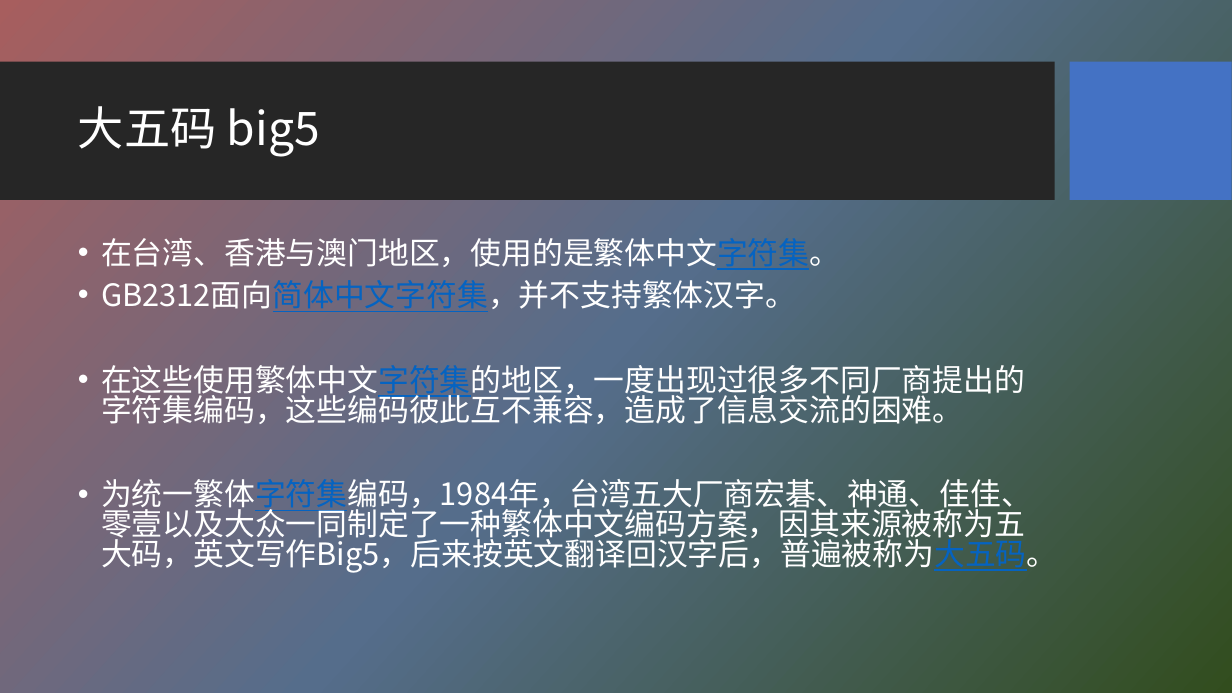
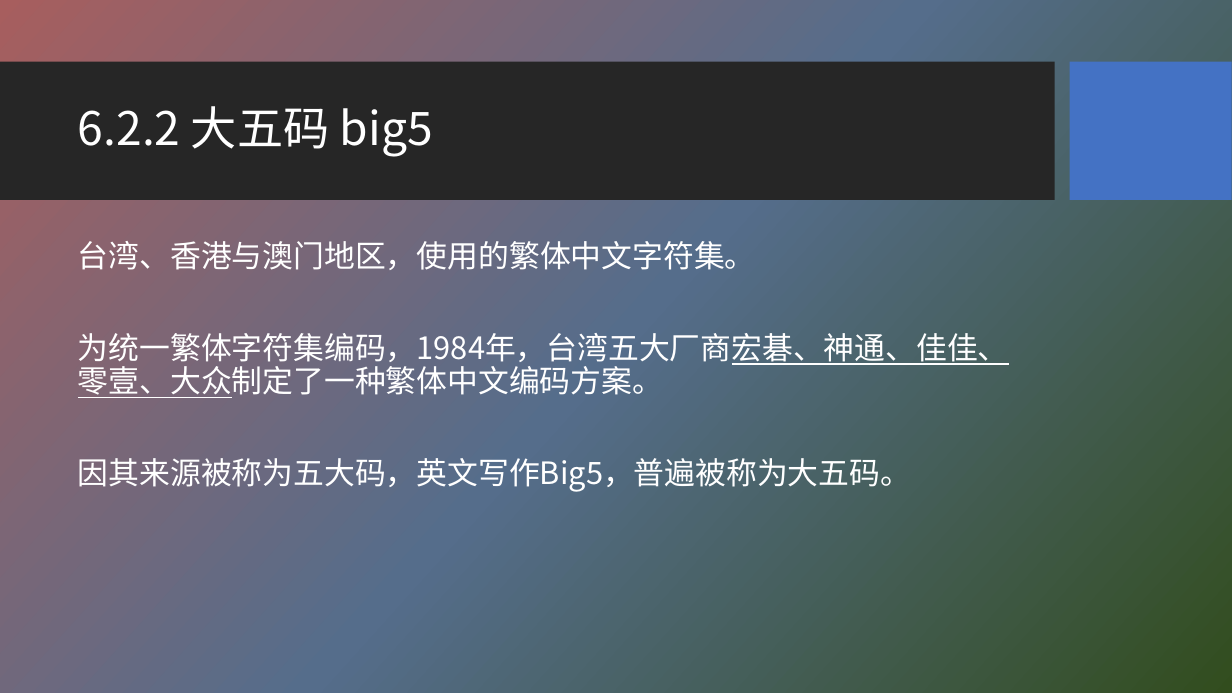
Before and after one commit to HBU/NLP_PPT, a slide deck: slide 10 of PPT-2020/ch06 字符编码与字频统计.pptx (slide 6 before the commit). Drawn at 1232x693 pixels with LibreOffice and Linux fonts; fonts in the diff are those of the drawing; background and template pictures are left out. Boxes give left, top, right and bottom in pixels: in the first picture for what was removed or moved away, otherwise in the second. Text is boxed around its words. In the diff, an @@ line names an element or a change of style, - is before the commit and + after.

```diff
--- a/PPT-2020/ch06 字符编码与字频统计.pptx
+++ b/PPT-2020/ch06 字符编码与字频统计.pptx
@@ title at (78,106,433,157): text changed @@
-大五码 big5
+6.2.2 大五码 big5
@@ text at (78,241,1009,493): text changed @@
-• 在台湾、香港与澳门地区，使用的是繁体中文字符集。
-• GB2312面向简体中文字符集，并不支持繁体汉字。
-• 在这些使用繁体中文字符集的地区，一度出现过很多不同厂商提出的字符集编码，这些编码彼此互不兼容，造成了信息交流的困难。
-• 为统一繁体字符集编码，1984年，台湾五大厂商宏碁、神通、佳佳、零壹以及大众一同制定了一种繁体中文编码方案，因其来源被称为五大码，英文写作Big5，后来按英文翻译回汉字后，普遍被称为大五码。
+台湾、香港与澳门地区，使用的繁体中文字符集。
+为统一繁体字符集编码，1984年，台湾五大厂商宏碁、神通、佳佳、零壹、大众制定了一种繁体中文编码方案。
+因其来源被称为五大码，英文写作Big5，普遍被称为大五码。
```
Also in this commit, not shown: 5 other slides changed, 4 slides added, 1 other file.
